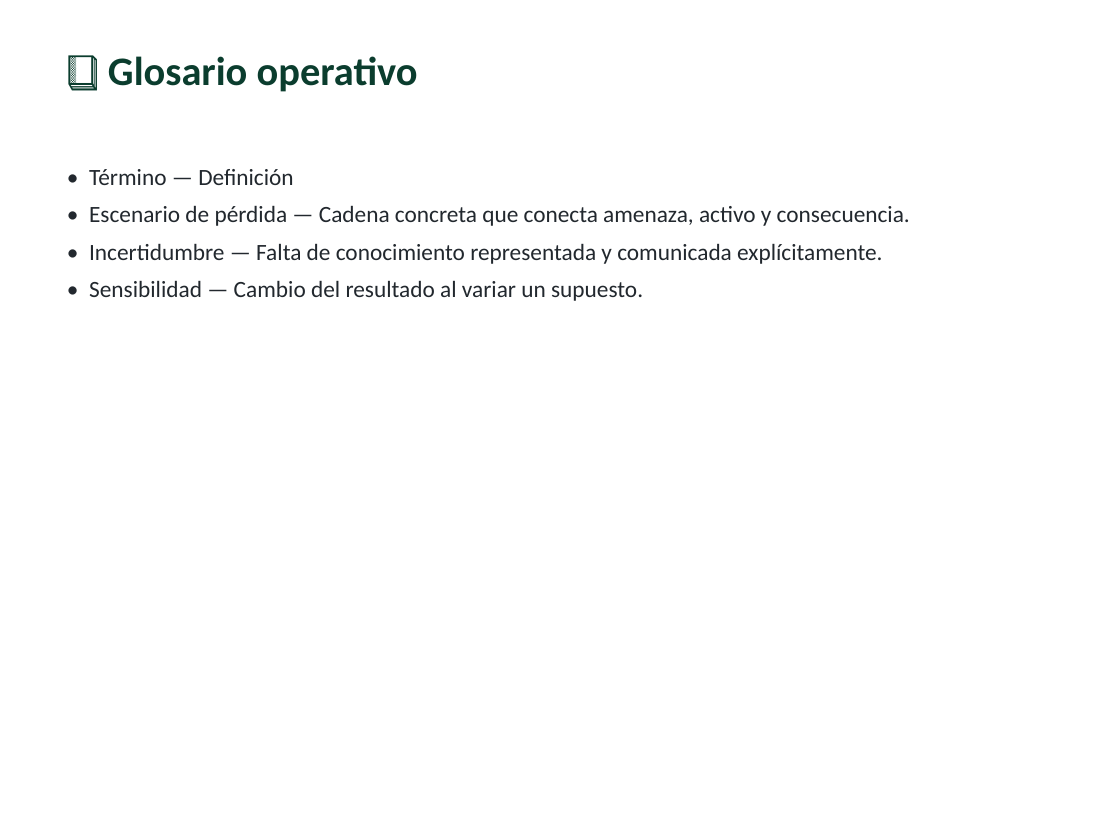
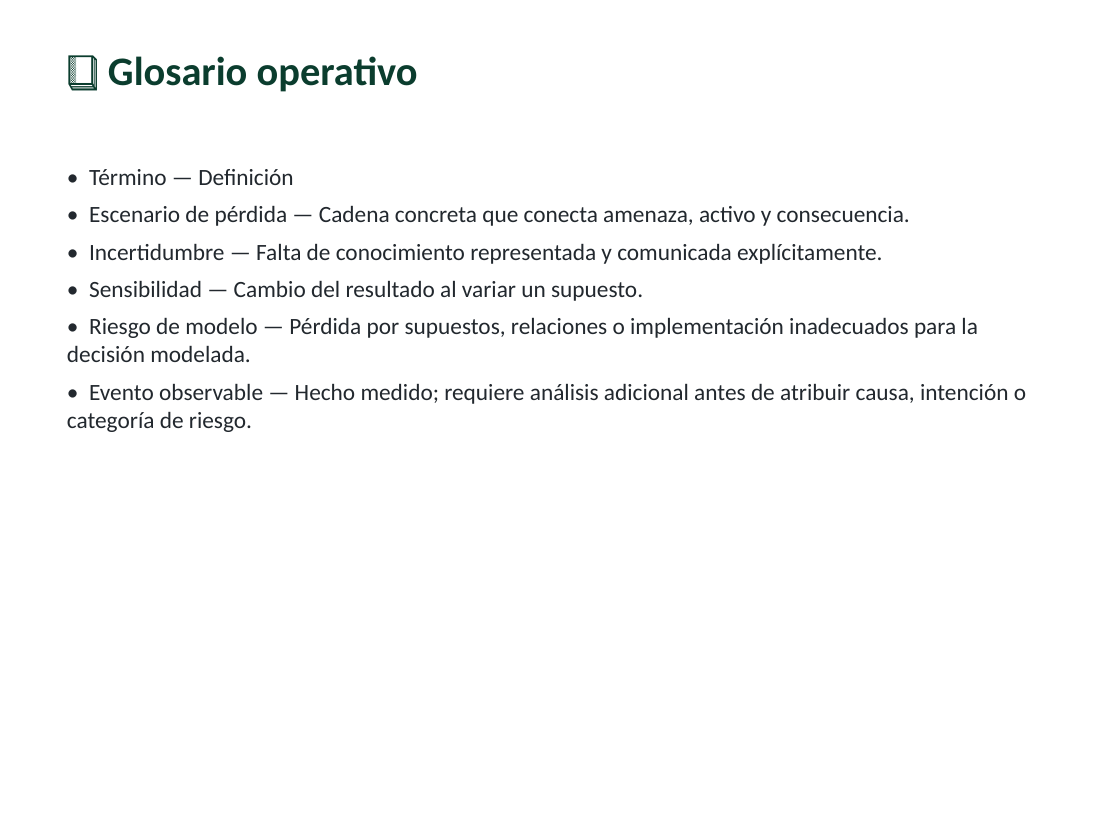
Before and after one commit to vladimiracunadev-create/modern-cybersecurity-program, a slide deck: slide 6 of classes/parte-14-grc-riesgo-y-cumplimiento/277-gestion-de-riesgos-cuantitativa-y-cualitativa/clase-277-presentacion.pptx. Drawn at 1120x840 pixels with LibreOffice and Linux fonts; fonts in the diff are those of the drawing. Boxes give left, top, right and bottom in pixels: in the first picture for what was removed or moved away, otherwise in the second. Text is boxed around its words. In the diff, an @@ line names an element or a change of style, - is before the commit and + after.

```diff
--- a/classes/parte-14-grc-riesgo-y-cumplimiento/277-gestion-de-riesgos-cuantitativa-y-cualitativa/clase-277-presentacion.pptx
+++ b/classes/parte-14-grc-riesgo-y-cumplimiento/277-gestion-de-riesgos-cuantitativa-y-cualitativa/clase-277-presentacion.pptx
@@ text at (x1=67, y1=317, x2=1026, y2=432): paragraphs added @@
+• Riesgo de modelo — Pérdida por supuestos, relaciones o implementación inadecuados para la decisión modelada.
+• Evento observable — Hecho medido; requiere análisis adicional antes de atribuir causa, intención o categoría de riesgo.
```
Also in this commit, not shown: 6 other slides changed, 36 other files.
